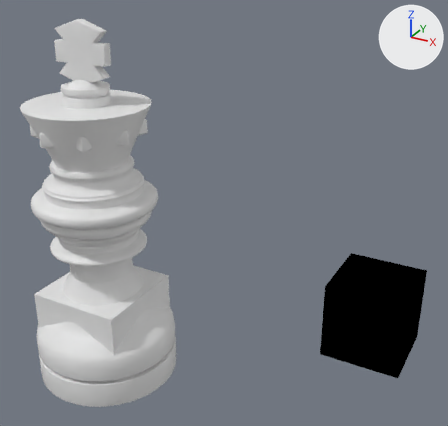
Renders of the Blender file blender/chess_fracture_template.blend from each side of a commit.
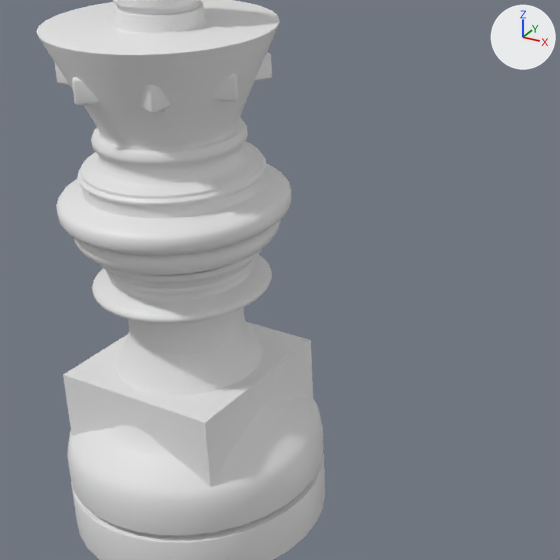
Each version appears first whole from a camera (50 mm lens) standing at (7.8, -8.85, 8.71) and looking at (1.8, 2.06, 3.25), and next in a close-up on the part from 0% to 68% of the width and 21% to 93% of the height. The axes (+X, +Y, +Z) are drawn at upper right. The lights are the same throughout.

The first close-up shows 'template_bishop', 'template_bishop_unfinished', 'template_king', 'template_knight', 'template_queen', 'template_rook'.
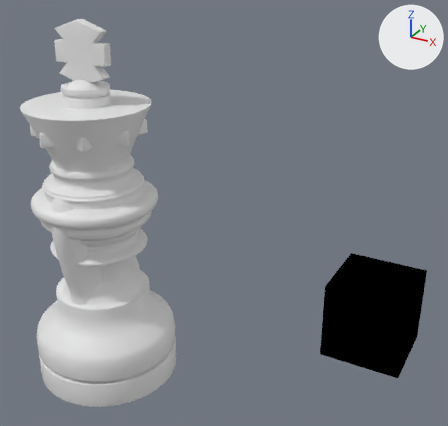
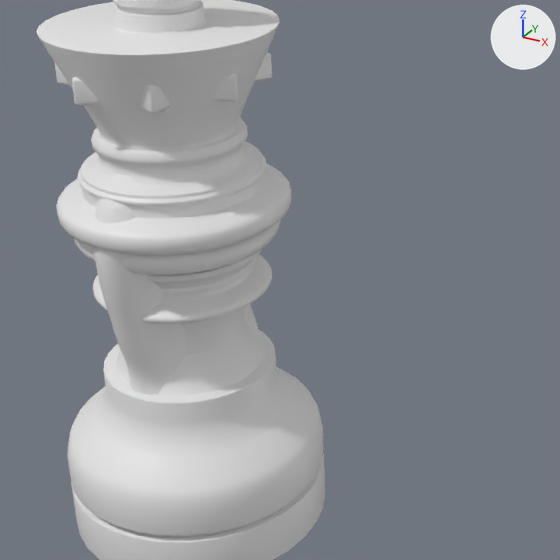
Where the change shows, as pixel boxes (x1, y1, x2, y2) in the close-ups (560 x 560 px):
```json
{"object": "template_knight", "change": "reshaped, moved, turned, modifiers changed", "before": [63, 322, 313, 534], "after": [94, 174, 300, 536]}
{"object": "template_bishop", "change": "turned", "before": [92, 158, 272, 324], "after": [93, 149, 272, 324]}
```

The change, as JSON lines over the scene's bpy script:
```json
{"block": "me_cube", "where": "# used by ob_template_knight; location = (0.0, 0.0, 1.0)"}
{"op": "remove", "block": "me_cube", "code": "me_cube.from_pydata(...)  # 8 vertices, 6 faces; spans x -1.0..1.0, y -1.0..1.0, z -1.0..1.0"}
{"op": "add", "block": "me_cube", "code": "me_cube.from_pydata(...)  # 1984 vertices, 1922 faces; spans x -1.47..1.41, y -1.44..1.44, z -1.45..3.17"}
{"block": "me_cube", "change": "me_cube part 1: 8 vertices removed from x -1.0..1.0, y -1.0..1.0, z -1.0..1.0; 1984 vertices added at x -1.47..1.41, y -1.44..1.44, z -1.45..3.17"}
{"op": "set", "path": "ob_template_knight.location", "old": "(0.0, 0.0, 1.0)", "new": "(0.0, 0.0, 1.45)"}
{"op": "set", "path": "ob_template_knight.rotation_euler", "old": "(0.0, 0.0, 0.0)", "new": "(0.0, 0.0, -1.571)", "note": "degrees (0, 0, 0) -> degrees (0, 0, -90)"}
{"op": "add", "block": "ob_template_knight", "code": "_m = ob_template_knight.modifiers.new('Subsurf', 'SUBSURF')"}
{"op": "add", "block": "ob_template_knight", "code": "_m.levels = 0"}
{"op": "set", "path": "ob_template_bishop.rotation_euler", "old": "(0.0, 0.0, 0.0)", "new": "(0.0, 0.0, -1.571)", "note": "degrees (0, 0, 0) -> degrees (0, 0, -90)"}
```
